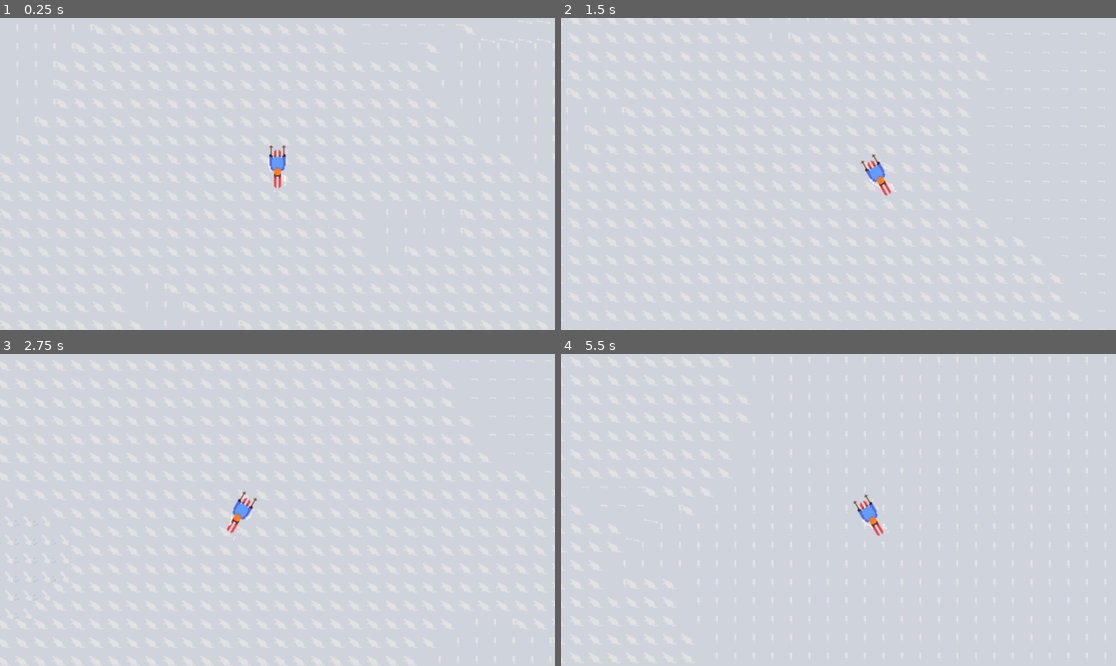
Above: before the commit, frames 1-4 (two rows, left to right).
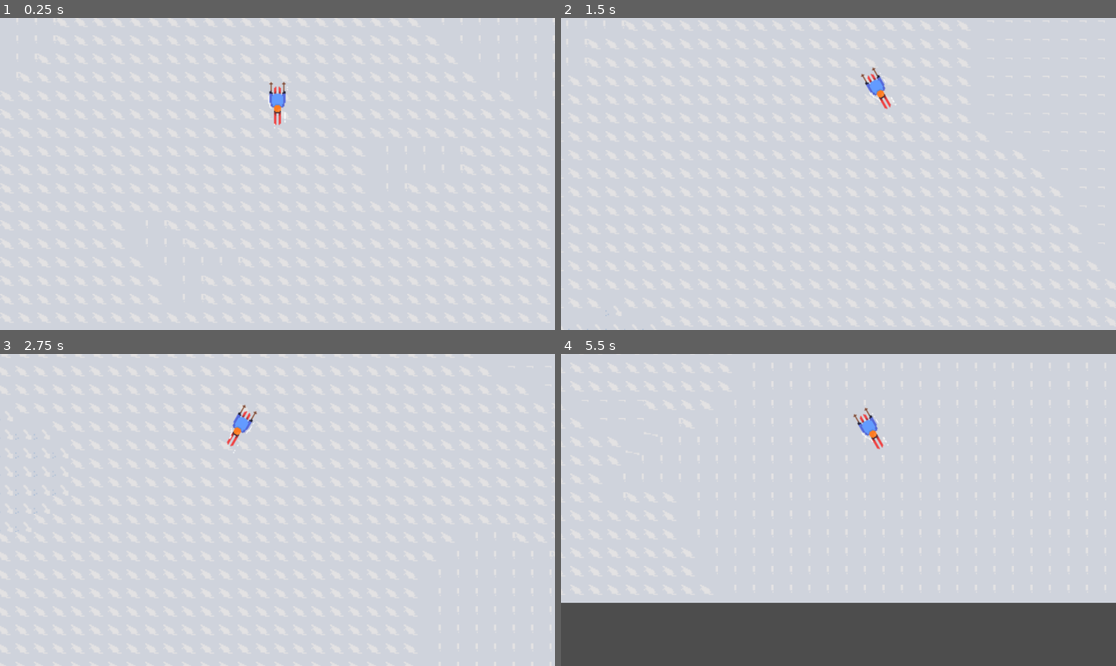
Above: after the commit, the same moments.

Repository: allsers/2dsteep
Game: Godot game, scene res://world.tscn
The game is run twice, just before and just after one commit, with the same random seed, the same clock (stepped at 60 frames per second) and the same inputs.
Inputs:
- Up to frame 1 (0.25 s): no input
- Up to frame 2 (1.5 s): hold D (move_right) from 0.53 s (still down); tap Space (jump) at 0.77 s
- Up to frame 3 (2.75 s): tap Space (jump) at 1.52 s; release D (move_right) at 2.03 s; hold A (move_left) from 2.03 s (still down)
- Up to frame 4 (5.5 s): release A (move_left) at 2.78 s; hold D (move_right) 2.78-4.28 s; tap Space (jump) at 3.02, 3.77, 4.52 s; hold A (move_left) 4.28-5.03 s; hold D (move_right) from 5.03 s (still down)

The runs differ from the first frame. In frame 1, 0.5% of the frame differs, in the area x 48-52%, y 20-56%; in frame 2, 0.6%; in frame 3, 0.6%; in frame 4, 21%, in the area x 0-100%, y 17-100%.

Commit message:
Camera position change, menu start button img

Diff:
--- a/CameraController.gd
+++ b/CameraController.gd
@@ -14,5 +14,6 @@
 	if player_node:
 		# Calculate target position
 		var target_pos = player_node.global_position
+		target_pos += Vector2(0, 75)
 
 		global_position = global_position.lerp(target_pos, smooth_speed * delta)
--- a/player.tscn
+++ b/player.tscn
@@ -5,6 +5,57 @@
 
 [sub_resource type="RectangleShape2D" id="RectangleShape2D_rlf7o"]
 size = Vector2(20, 44)
+
+[sub_resource type="Animation" id="Animation_hqqyo"]
+length = 0.001
+tracks/0/type = "value"
+tracks/0/imported = false
+tracks/0/enabled = true
+tracks/0/path = NodePath("Sprite2D:texture")
+tracks/0/interp = 1
+tracks/0/loop_wrap = true
+tracks/0/keys = {
+"times": PackedFloat32Array(0),
+"transitions": PackedFloat32Array(1),
+"update": 1,
+"values": [ExtResource("2_kpaij")]
+}
+tracks/1/type = "value"
+tracks/1/imported = false
+tracks/1/enabled = true
+tracks/1/path = NodePath("Sprite2D:hframes")
+tracks/1/interp = 1
+tracks/1/loop_wrap = true
+tracks/1/keys = {
+"times": PackedFloat32Array(0),
+"transitions": PackedFloat32Array(1),
+"update": 1,
+"values": [6]
+}
+tracks/2/type = "value"
+tracks/2/imported = false
+tracks/2/enabled = true
+tracks/2/path = NodePath("Sprite2D:vframes")
+tracks/2/interp = 1
+tracks/2/loop_wrap = true
+tracks/2/keys = {
+"times": PackedFloat32Array(0),
+"transitions": PackedFloat32Array(1),
+"update": 1,
+"values": [1]
+}
+tracks/3/type = "value"
+tracks/3/imported = false
+tracks/3/enabled = true
+tracks/3/path = NodePath("Sprite2D:frame")
+tracks/3/interp = 1
+tracks/3/loop_wrap = true
+tracks/3/keys = {
+"times": PackedFloat32Array(0),
+"transitions": PackedFloat32Array(1),
+"update": 1,
+"values": [0]
+}
 
 [sub_resource type="Animation" id="Animation_ddwks"]
 resource_name = "ski"
@@ -59,57 +110,6 @@
 "values": [0, 1, 2, 3, 4]
 }
 
-[sub_resource type="Animation" id="Animation_hqqyo"]
-length = 0.001
-tracks/0/type = "value"
-tracks/0/imported = false
-tracks/0/enabled = true
-tracks/0/path = NodePath("Sprite2D:texture")
-tracks/0/interp = 1
-tracks/0/loop_wrap = true
-tracks/0/keys = {
-"times": PackedFloat32Array(0),
-"transitions": PackedFloat32Array(1),
-"update": 1,
-"values": [ExtResource("2_kpaij")]
-}
-tracks/1/type = "value"
-tracks/1/imported = false
-tracks/1/enabled = true
-tracks/1/path = NodePath("Sprite2D:hframes")
-tracks/1/interp = 1
-tracks/1/loop_wrap = true
-tracks/1/keys = {
-"times": PackedFloat32Array(0),
-"transitions": PackedFloat32Array(1),
-"update": 1,
-"values": [6]
-}
-tracks/2/type = "value"
-tracks/2/imported = false
-tracks/2/enabled = true
-tracks/2/path = NodePath("Sprite2D:vframes")
-tracks/2/interp = 1
-tracks/2/loop_wrap = true
-tracks/2/keys = {
-"times": PackedFloat32Array(0),
-"transitions": PackedFloat32Array(1),
-"update": 1,
-"values": [1]
-}
-tracks/3/type = "value"
-tracks/3/imported = false
-tracks/3/enabled = true
-tracks/3/path = NodePath("Sprite2D:frame")
-tracks/3/interp = 1
-tracks/3/loop_wrap = true
-tracks/3/keys = {
-"times": PackedFloat32Array(0),
-"transitions": PackedFloat32Array(1),
-"update": 1,
-"values": [0]
-}
-
 [sub_resource type="AnimationLibrary" id="AnimationLibrary_m1nan"]
 _data = {
 "RESET": SubResource("Animation_hqqyo"),
Binary file added: Assets/Menu-imgs/start-button.png
Not shown, added: Assets/Menu-imgs/start-button.png.import
Not shown: 1 places in world.tscn that only renumber resources
Not shown, changed: .DS_Store
Not shown, changed: Assets/.DS_Store
